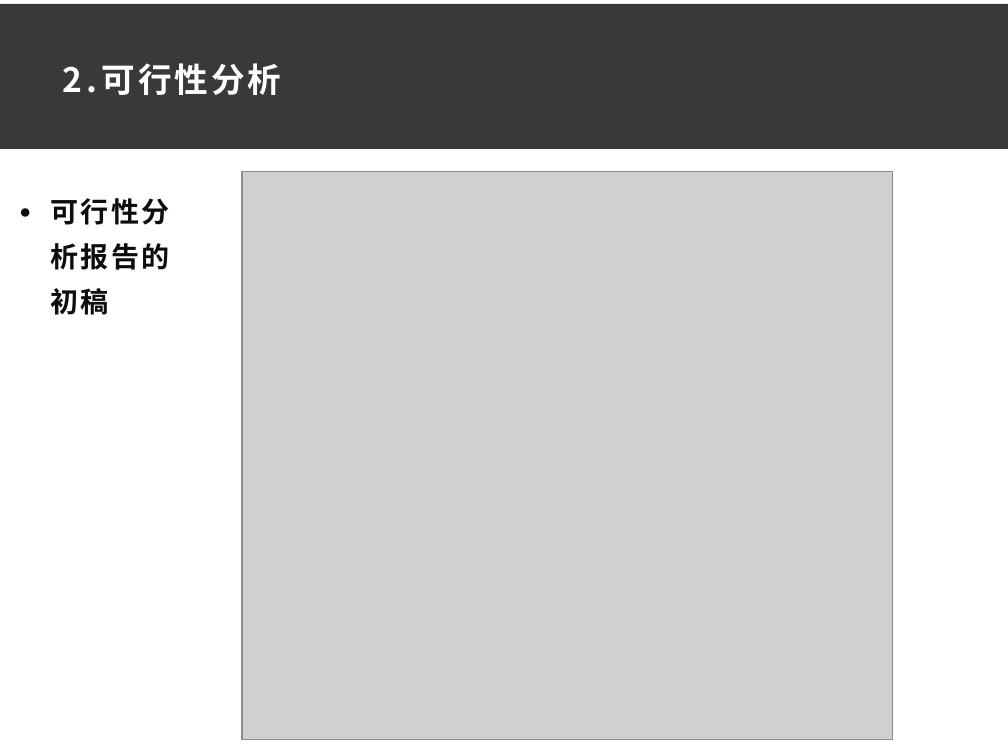
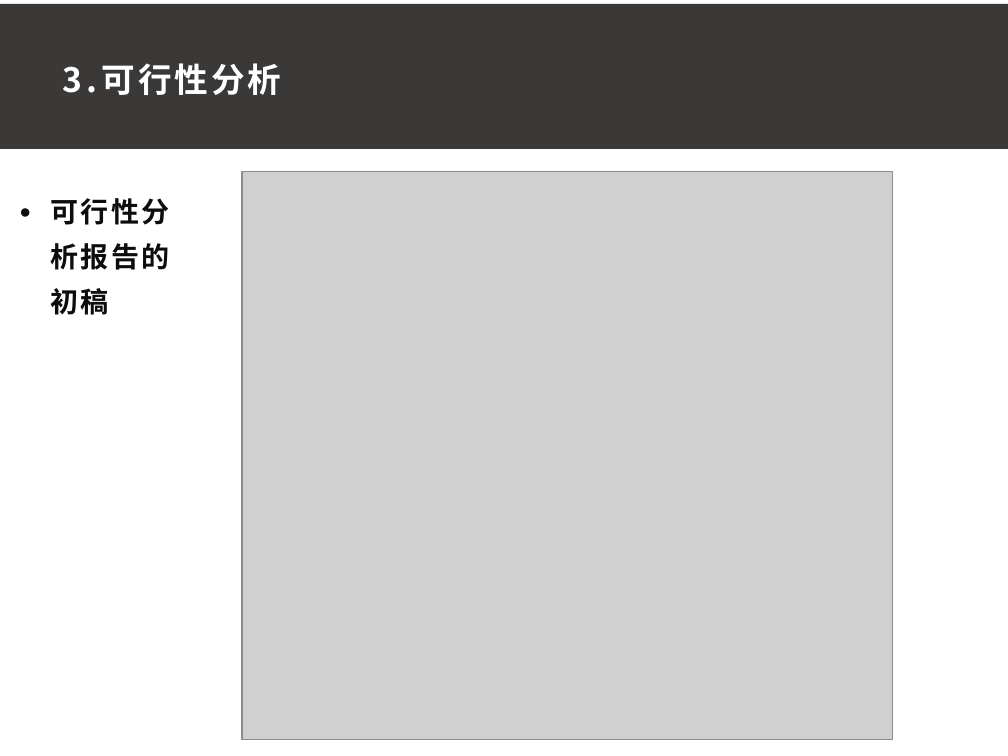
Before and after one commit to ConstanTWT/SE2020-G01, a slide deck: slide 12 of 项目计划书/G01小组项目计划PPT0.1.pptx (slide 9 before the commit). Drawn at 1008x756 pixels with LibreOffice and Linux fonts; fonts in the diff are those of the drawing; grey boxes stand for pictures. Boxes give left, top, right and bottom in pixels: in the first picture for what was removed or moved away, otherwise in the second. Text is boxed around its words. In the diff, an @@ line names an element or a change of style, - is before the commit and + after.

```diff
--- a/项目计划书/G01小组项目计划PPT0.1.pptx
+++ b/项目计划书/G01小组项目计划PPT0.1.pptx
@@ text at box(63, 63, 281, 95): text changed @@
-2.可行性分析
+3.可行性分析
```
Also in this commit, not shown: 5 other slides changed, 4 slides added, 5 slides removed, 3 other files.
